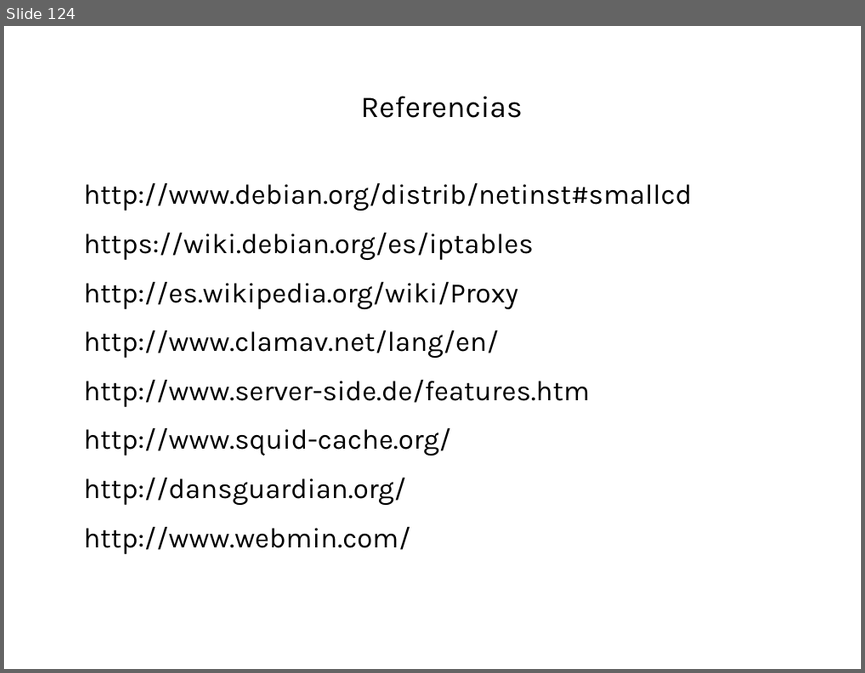
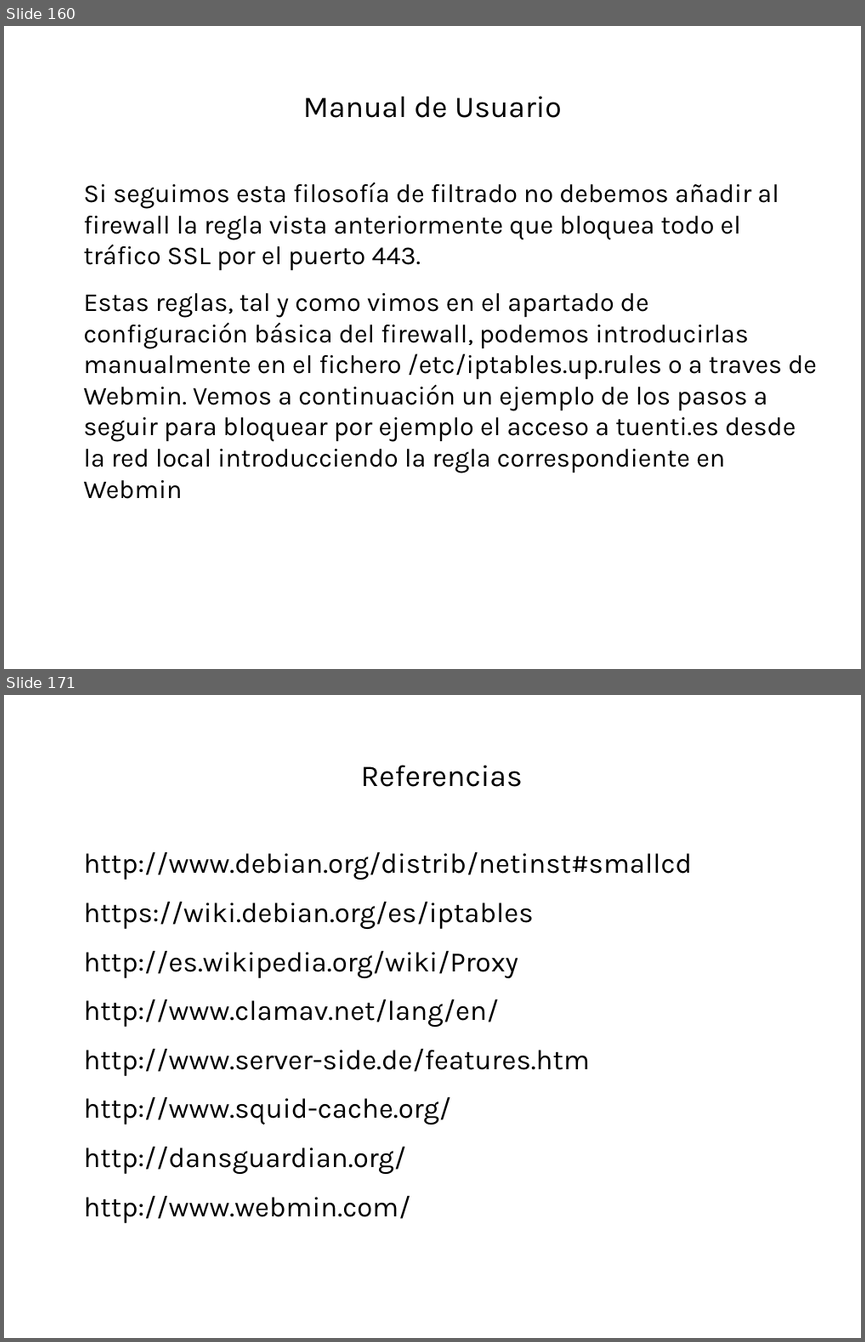
Before and after one commit to robertord/Ecoraee, a slide deck: Presentaciones/PresentacionApliance.odp. Shown one above the other, each under a label of ours: slide 124 before the commit, slides 160 and 171 after it; the slides between them are not shown. The pictures are 865x673 and 865x1342 pixels, drawn with LibreOffice and Linux fonts; fonts in the diff are those of the drawing; background and template pictures are left out. Boxes give left, top, right and bottom in pixels: in the first picture for what was removed or moved away, otherwise in the second. Text is boxed around its words. In the diff, an @@ line names an element or a change of style, - is before the commit and + after.

```diff
--- a/Presentaciones/PresentacionApliance.odp
+++ b/Presentaciones/PresentacionApliance.odp
@@ slide 160 added at [4,26,861,669], background #FFFFFF @@
@@ title added at [303,96,562,118], 28 pt, text #000000 @@
+Manual de Usuario
@@ text added at [84,182,817,499], 24.1 pt, text #000000 @@
+Si seguimos esta filosofía de filtrado no debemos añadir al firewall la regla vista anteriormente que bloquea todo el tráfico SSL por el puerto 443.
+Estas reglas, tal y como vimos en el apartado de configuración básica del firewall, podemos introducirlas manualmente en el fichero /etc/iptables.up.rules o a traves de Webmin. Vemos a continuación un ejemplo de los pasos a seguir para bloquear por ejemplo el acceso a tuenti.es desde la red local introducciendo la regla correspondiente en Webmin
@@ what was slide 124 is now slide 171 @@
```
Also in this commit, not shown: 1 slide changed, 46 other slides added, 1 other file.
